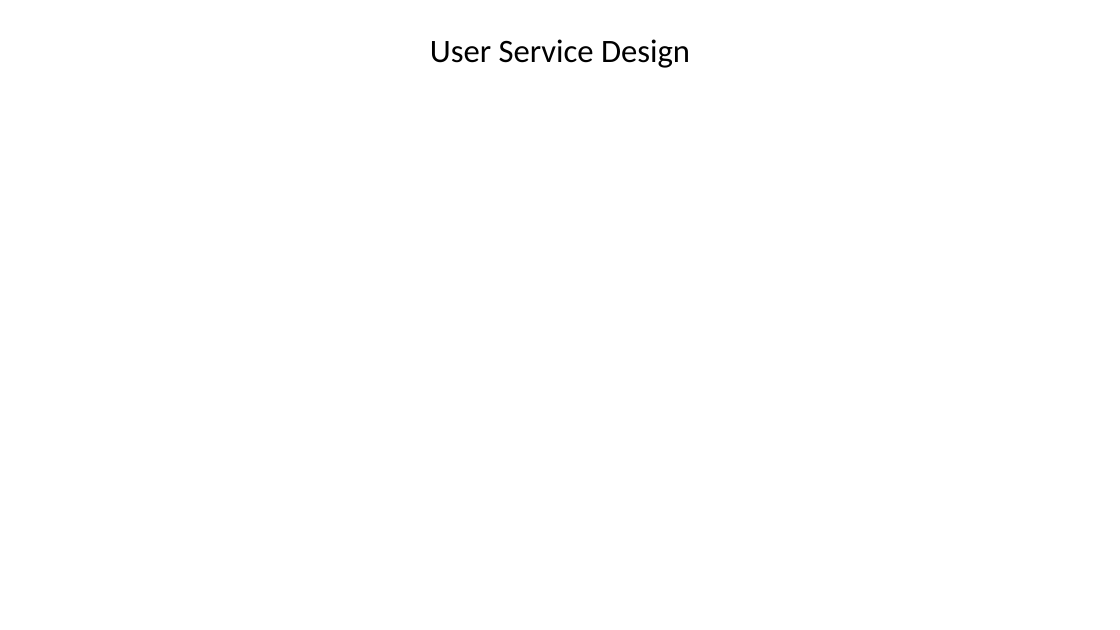
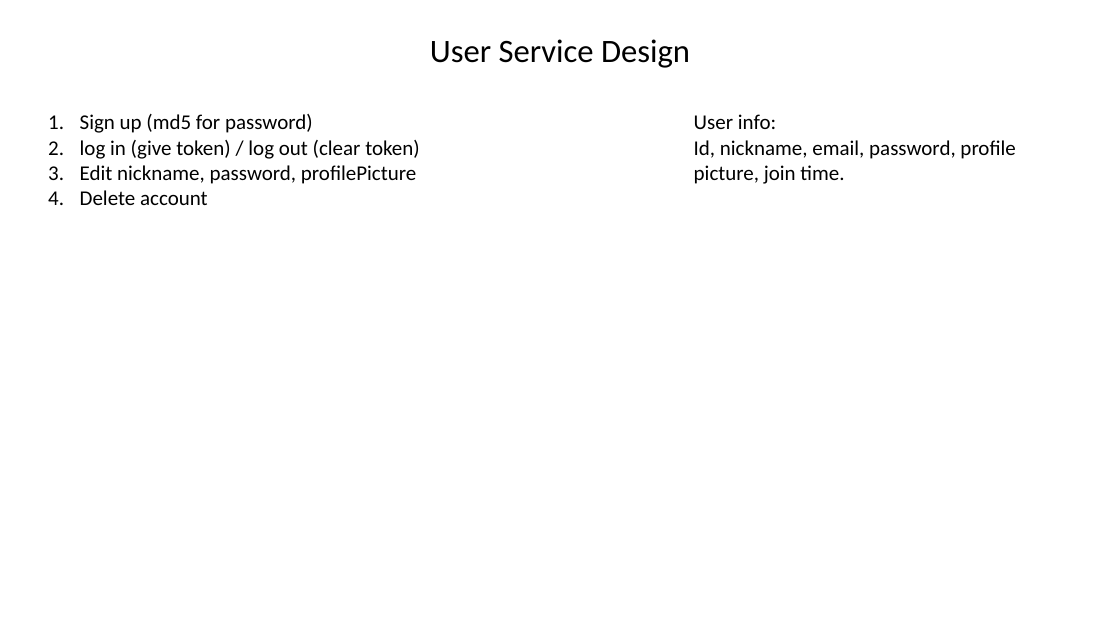
Before and after one commit to FancleX/TalkSnap, a slide deck: slide 8 of design/Architecture.pptx. Drawn at 1120x630 pixels with LibreOffice and Linux fonts; fonts in the diff are those of the drawing. Boxes give left, top, right and bottom in pixels: in the first picture for what was removed or moved away, otherwise in the second. Text is boxed around its words. In the diff, an @@ line names an element or a change of style, - is before the commit and + after.

```diff
--- a/design/Architecture.pptx
+++ b/design/Architecture.pptx
@@ text added at <box>80,114,420,205</box>, 18 pt, text #000000 @@
+1. Sign up (md5 for password)
+2. log in (give token) / log out (clear token)
+3. Edit nickname, password, profilePicture
+4. Delete account
@@ text added at <box>694,114,1015,184</box>, 18 pt, text #000000 @@
+User info:
+Id, nickname, email, password, profile picture, join time.
```
Also in this commit, not shown: 6 other files.
